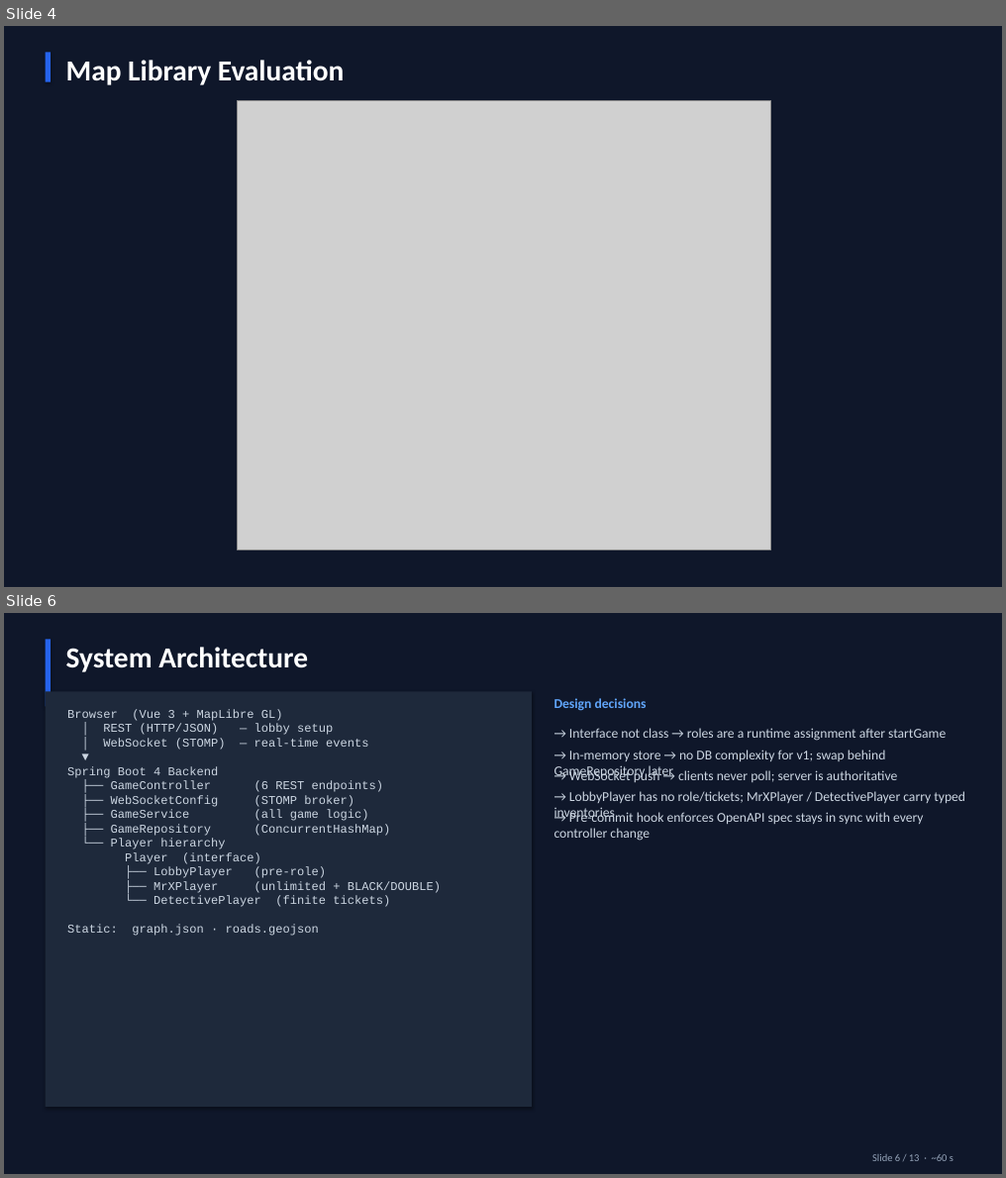
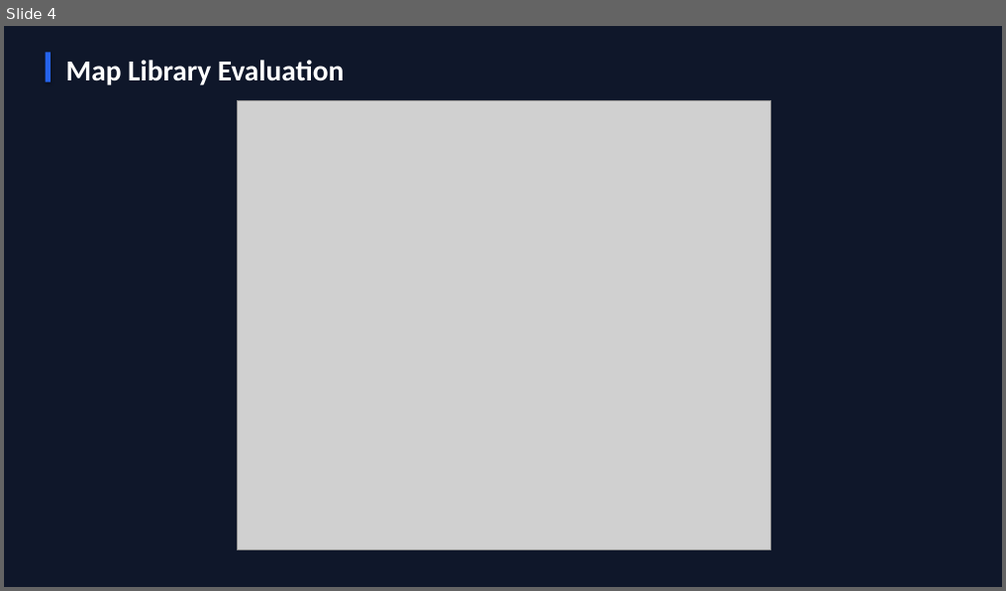
Before and after one commit to Ming-Bao/Scotland-Yard, a slide deck: documentation/presentation/presentation.pptx. Shown one above the other, each under a label of ours: slides 4 and 6 before the commit, slide 4 after it; the slides between them are not shown. The pictures are 1006x1178 and 1006x591 pixels, drawn with LibreOffice and Linux fonts; fonts in the diff are those of the drawing; grey boxes stand for pictures. Boxes give left, top, right and bottom in pixels: in the first picture for what was removed or moved away, otherwise in the second. Text is boxed around its words. In the diff, an @@ line names an element or a change of style, - is before the commit and + after.

Commit message:
added class diagram and added it to presentation

```diff
--- a/documentation/presentation/presentation.pptx
+++ b/documentation/presentation/presentation.pptx
@@ slide 6 removed at <box>4,613,1002,1174</box>, background #0F172A @@
@@ rectangle removed at <box>46,639,51,707</box> @@
@@ text removed at <box>66,647,308,672</box> @@
-System Architecture
@@ rectangle removed at <box>46,691,532,1107</box> @@
@@ text removed at <box>554,698,647,711</box> @@
-Design decisions
@@ text removed at <box>67,709,441,936</box> @@
-Browser (Vue 3 + MapLibre GL)
-│ REST (HTTP/JSON) — lobby setup
-│ WebSocket (STOMP) — real-time events
-▼
-Spring Boot 4 Backend
-├── GameController (6 REST endpoints)
-├── WebSocketConfig (STOMP broker)
-├── GameService (all game logic)
-├── GameRepository (ConcurrentHashMap)
-└── Player hierarchy
-Player (interface)
-├── LobbyPlayer (pre-role)
-├── MrXPlayer (unlimited + BLACK/DOUBLE)
-└── DetectivePlayer (finite tickets)
-Static: graph.json · roads.geojson
@@ text removed at <box>569,728,945,741</box> @@
-→ Interface not class → roles are a runtime assignment after startGame
@@ text removed at <box>554,750,886,780</box> @@
-→ In-memory store → no DB complexity for v1; swap behind GameRepository later
@@ text removed at <box>569,768,898,782</box> @@
-→ WebSocket push → clients never poll; server is authoritative
@@ text removed at <box>554,791,965,822</box> @@
-→ LobbyPlayer has no role/tickets; MrXPlayer / DetectivePlayer carry typed inventories
@@ text removed at <box>554,811,923,841</box> @@
-→ Pre-commit hook enforces OpenAPI spec stays in sync with every controller change
@@ text removed at <box>872,1155,953,1161</box> @@
-Slide 6 / 13 · ~60 s
```
Also in this commit, not shown: 6 slides changed, 3 slides added, 2 other slides removed, 1 other file.
